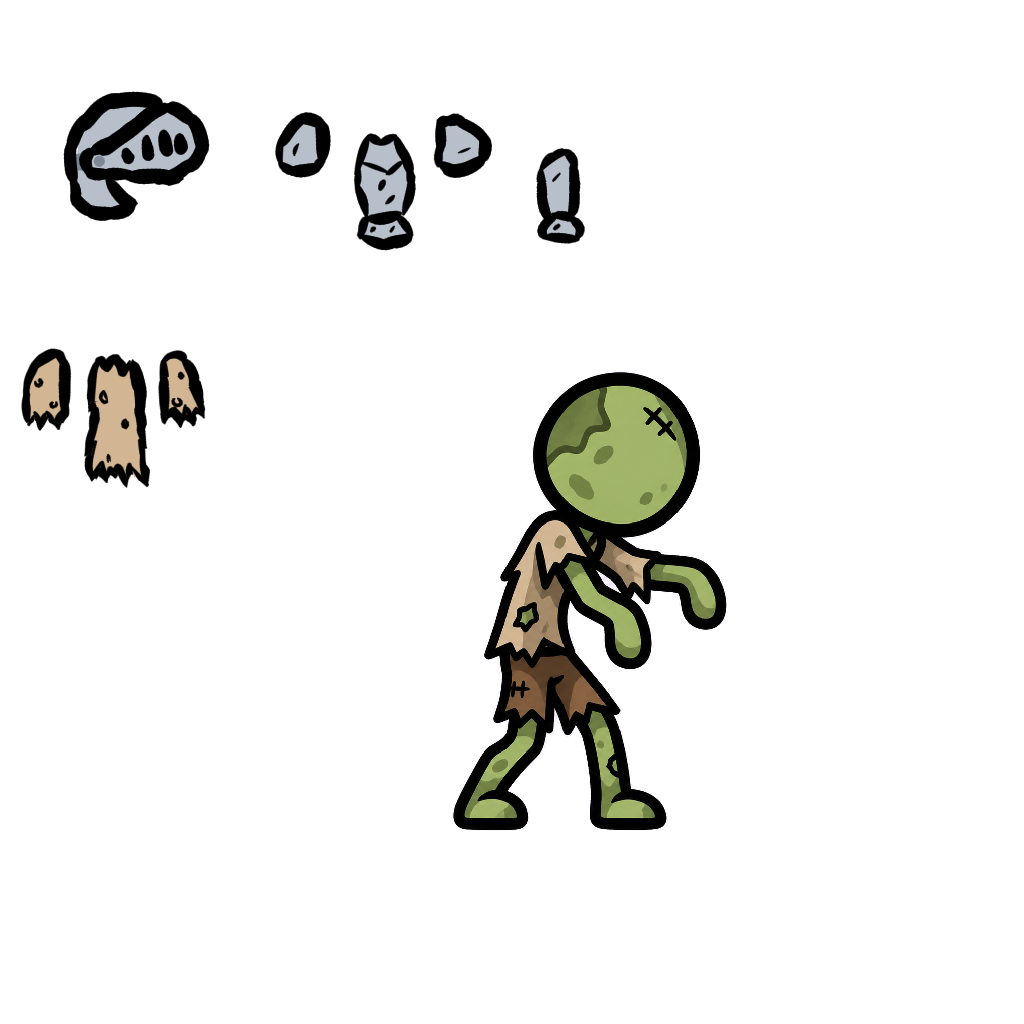
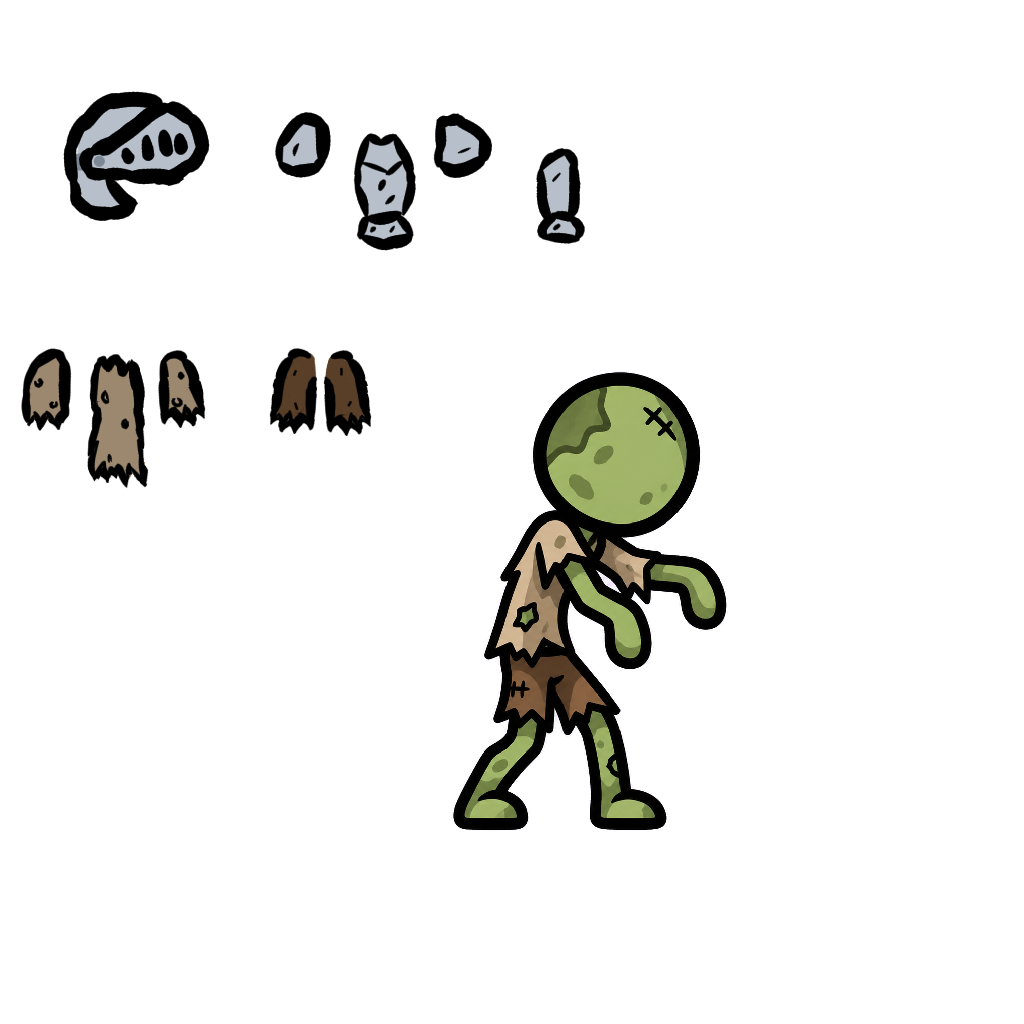
Layered file, before and after one edit (1024px x 1024px). Changes by layer:
added layer "Outline" (4th of 5) above "Color" over box(269, 348, 372, 436)
added layer "Color" (4th of 5) above "Tattered Shirt" over box(269, 348, 372, 436)
added group "Tattered Shirt" with 3 layers above "Stick FIgure" over box(29, 348, 372, 488)
moved "Outline" (5th of 5, in "Tattered Shirt") into group "Tattered Shirt", painted on it over box(29, 354, 199, 488)
moved "Color" (5th of 5, in "Tattered Shirt") into group "Tattered Shirt", painted on it over box(29, 348, 372, 488)
